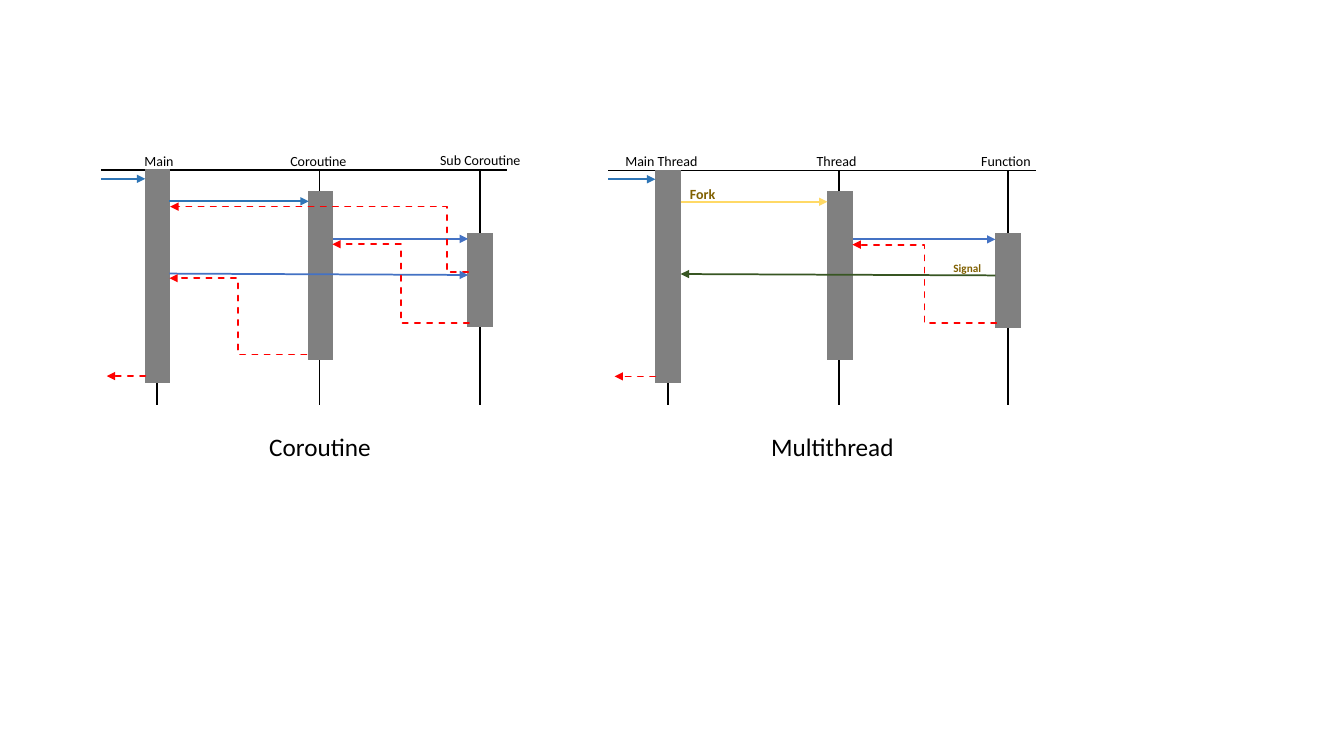
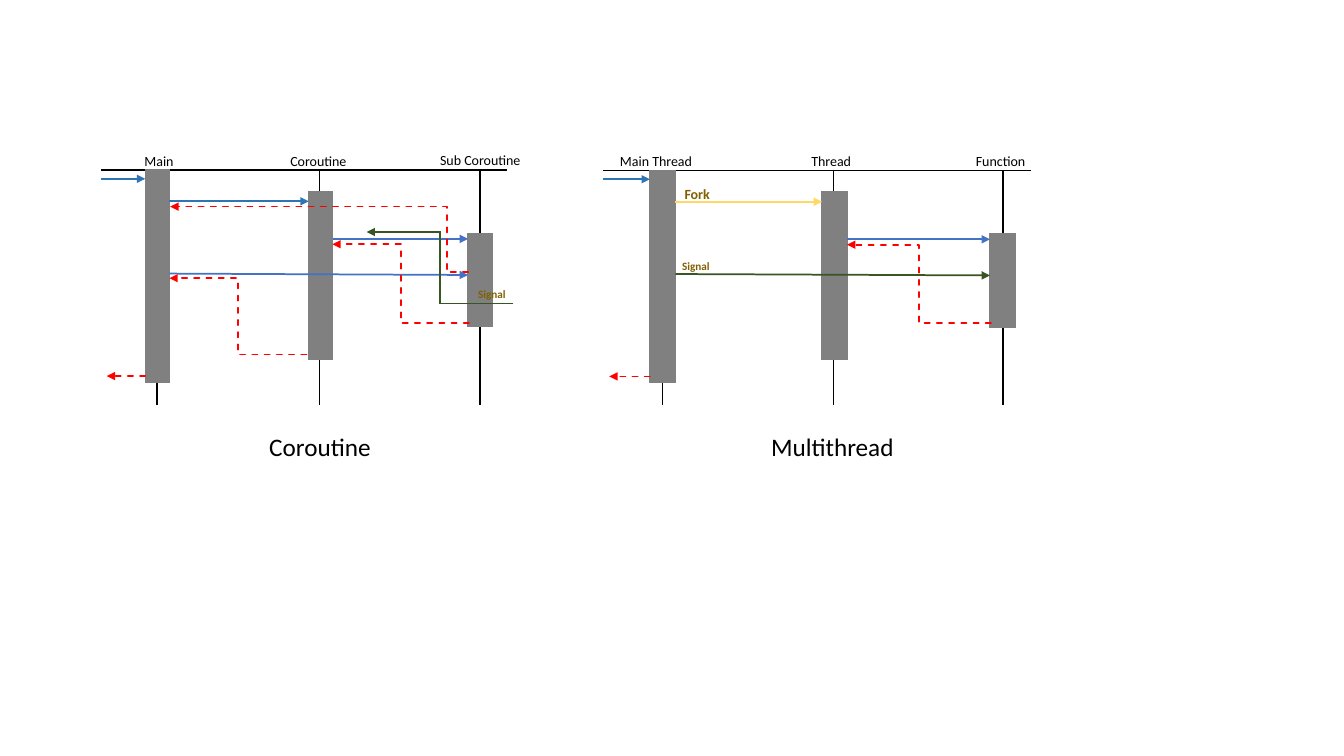
Before and after one commit to Vicchang/RayarkTutorial, a slide deck: slide 3 of Coroutine.pptx. Drawn at 1344x756 pixels with LibreOffice and Linux fonts; fonts in the diff are those of the drawing. Boxes give left, top, right and bottom in pixels: in the first picture for what was removed or moved away, otherwise in the second. Text is boxed around its words. In the diff, an @@ line names an element or a change of style, - is before the commit and + after.

```diff
--- a/Coroutine.pptx
+++ b/Coroutine.pptx
@@ elbow arrow added from (513, 303) to (367, 232), #385723 1.25 pt @@
@@ text "Signal" moved from (x1=953, y1=263, x2=981, y2=276) to (x1=682, y1=262, x2=710, y2=272) @@
@@ text added at (x1=478, y1=289, x2=506, y2=302), 8 pt, text #806000, bold @@
+Signal
@@ arrow (676, 274) - (990, 275): arrowheads changed @@
@@ 5 arrows, 4 texts, 4 lines, 3 rectangles, 1 elbow arrow moved together from (x1=609, y1=156, x2=1036, y2=405) to (x1=603, y1=156, x2=1031, y2=405) @@
```
Also in this commit, not shown: 1 other slide changed, 2 other files.
